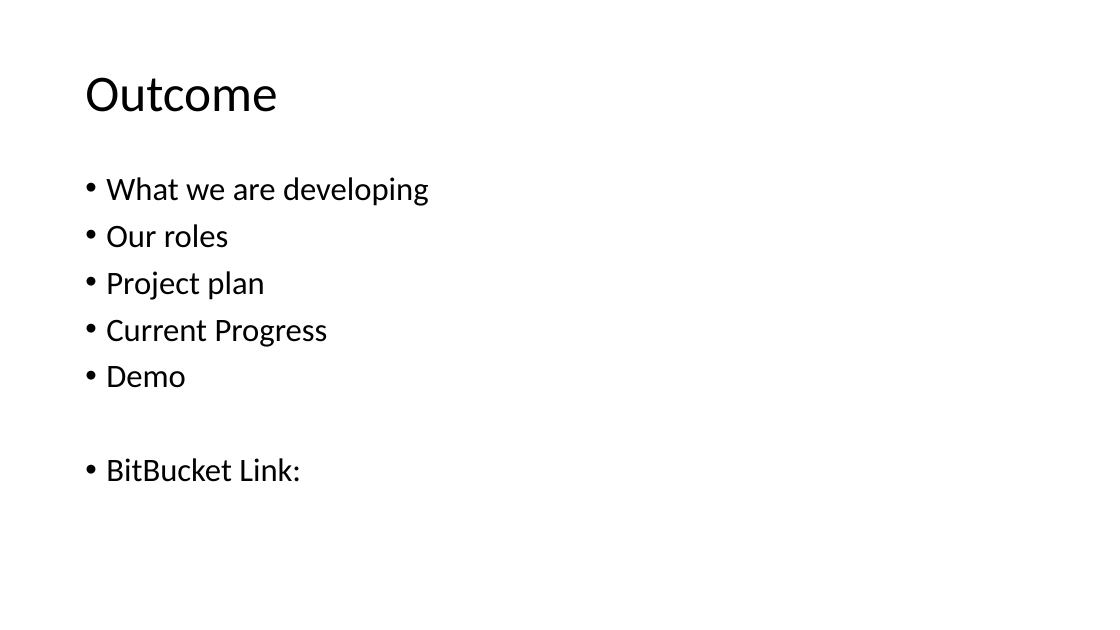
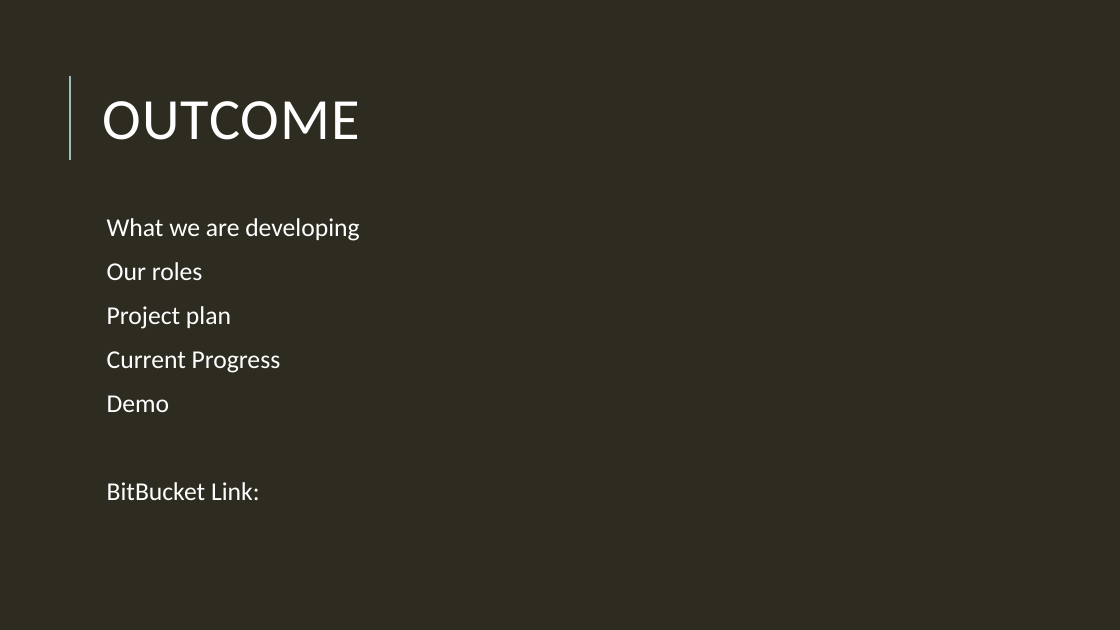
Before and after one commit to HamzaB93/UWL_Level5_Team_Project, a slide deck: slide 2 of Group_Docs/Team_Presentation_Group2.pptx. Drawn at 1120x630 pixels with LibreOffice and Linux fonts; fonts in the diff are those of the drawing. Boxes give left, top, right and bottom in pixels: in the first picture for what was removed or moved away, otherwise in the second. Text is boxed around its words. In the diff, an @@ line names an element or a change of style, - is before the commit and + after.

```diff
--- a/Group_Docs/Team_Presentation_Group2.pptx
+++ b/Group_Docs/Team_Presentation_Group2.pptx
@@ background #FFFFFF to #2E2B21 @@
@@ line added from (70, 160) to (70, 76), #9CBEBD 1.5 pt @@
@@ title at (102,101,360,140): text changed; size 44 to 50 pt; text colour #000000 to #FFFFFF @@
-Outcome
+OUTCOME
@@ text "What we are developing": place and size @@
-text "What we are developing" at (106,177,429,482)
+text "What we are developing" at (107,218,359,500)
@@ text "What we are developing" at (107,218,359,500): size 28 to 22 pt, text colour #000000 to #FFFFFF; bullet • to  ; more space between paragraphs @@
```
Also in this commit, not shown: 11 other slides changed, 1 slide removed.
